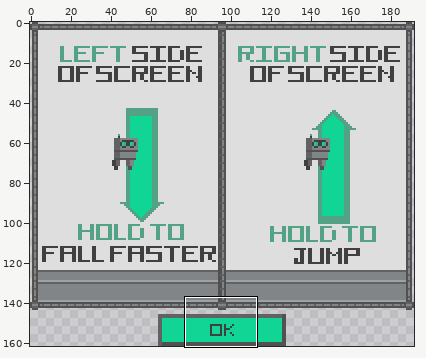
A pixel-art file gets an edit: art/tutorial.ase. The picture above shows the old version from afar; the outline marks the close-up.
Close-up. Before:
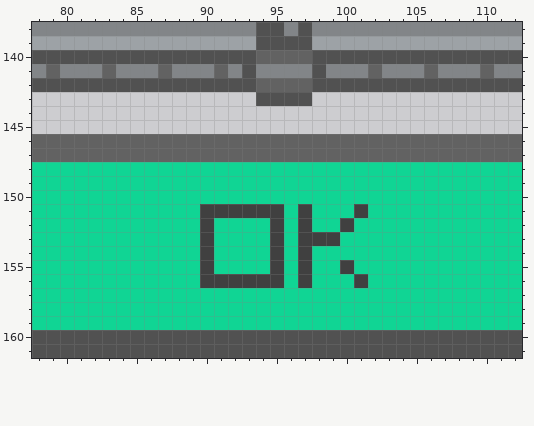
192x162 pixels, 1 frame. Colours within 5 levels of each other are drawn and written as one. Shown: x 78..112, y 138..161.
And afterwards:
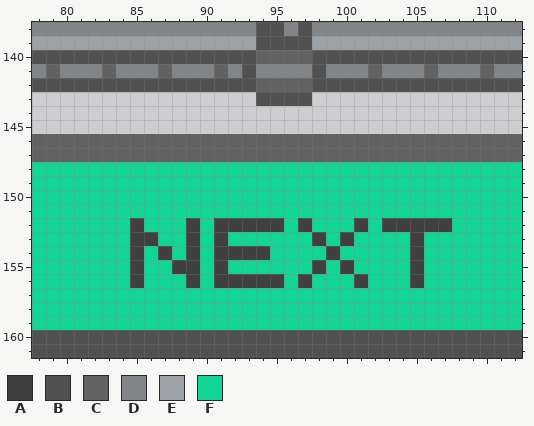
Palette (. is transparent): A #404040  B #515151  C #626262  D #828588  E #9da2a6  F #10d594
The commit says: Adding second part of the tutorial
Edits made:
Layer "button":
Colour F gives way to colour A in row 152 at x 85, 89, 91 to 94, 101 and 103 to 107; in row 153 at x 85 to 86, 89, 91, 100 and 105; in row 154 at x 85, 87, 89, 91 to 94, 99 and 105; in row 155 at x 85, 88 to 89, 91, 98 and 105; in row 156 at x 85, 89 and 105.
Colour A gives way to colour F in row 151 at x 90 to 95, 97 and 101; in row 152 at x 90 and 100; in row 153 at x 90, 95, 97 and 99; in rows 154 to 155 at x 90, 95 and 97; in row 156 at x 90.
Boxes around the changes in both close-ups, in picture pixels (x1, y1, x2, y2):
changed: (130, 204, 452, 288)
